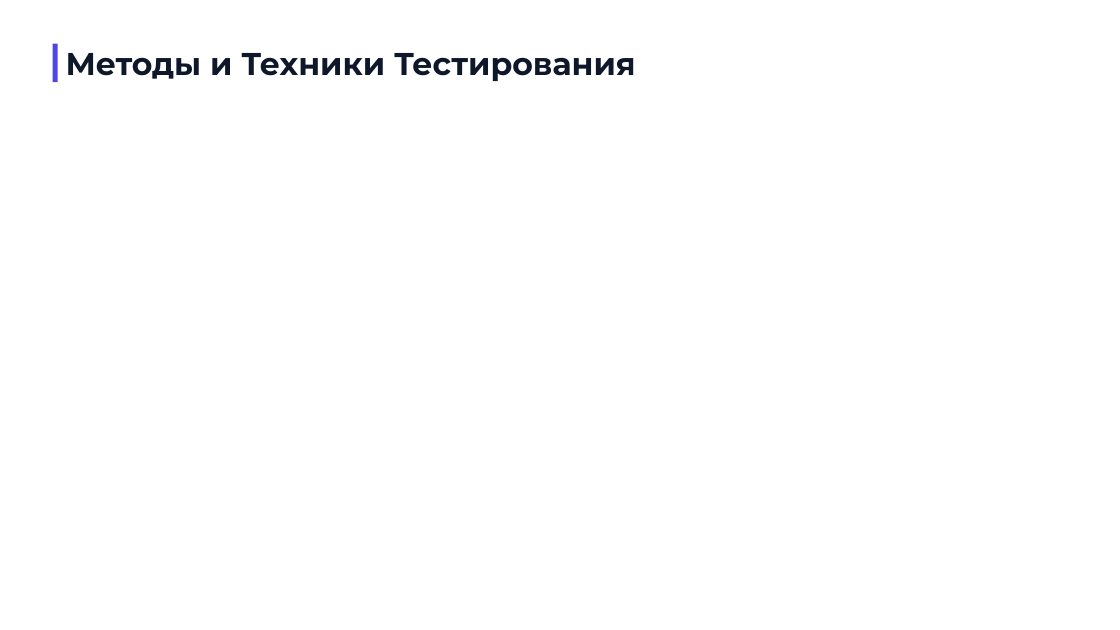
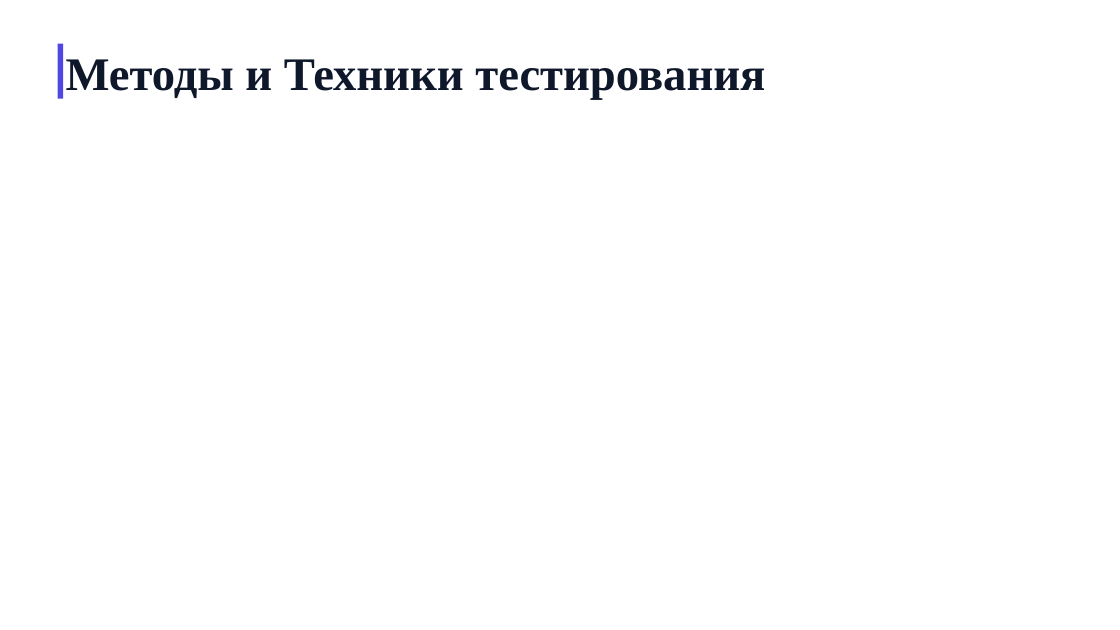
Before and after one commit to KOngfrost/BankBankBank, a slide deck: slide 12 of GosBank.pptx. Drawn at 1120x630 pixels with LibreOffice and Linux fonts; fonts in the diff are those of the drawing; background and template pictures are left out. Boxes give left, top, right and bottom in pixels: in the first picture for what was removed or moved away, otherwise in the second. Text is boxed around its words. In the diff, an @@ line names an element or a change of style, - is before the commit and + after.

```diff
--- a/GosBank.pptx
+++ b/GosBank.pptx
@@ rectangle: place and size @@
-rectangle at <box>52,44,57,82</box>
+rectangle at <box>58,44,64,98</box>
@@ text at <box>66,59,765,100</box>: text changed; size 27 to 40 pt; font Montserrat to Times New Roman @@
-Методы и Техники Тестирования
+Методы и Техники тестирования
```
Also in this commit, not shown: 11 other slides changed, 4 slides added, 4 slides removed, 4 other files.
